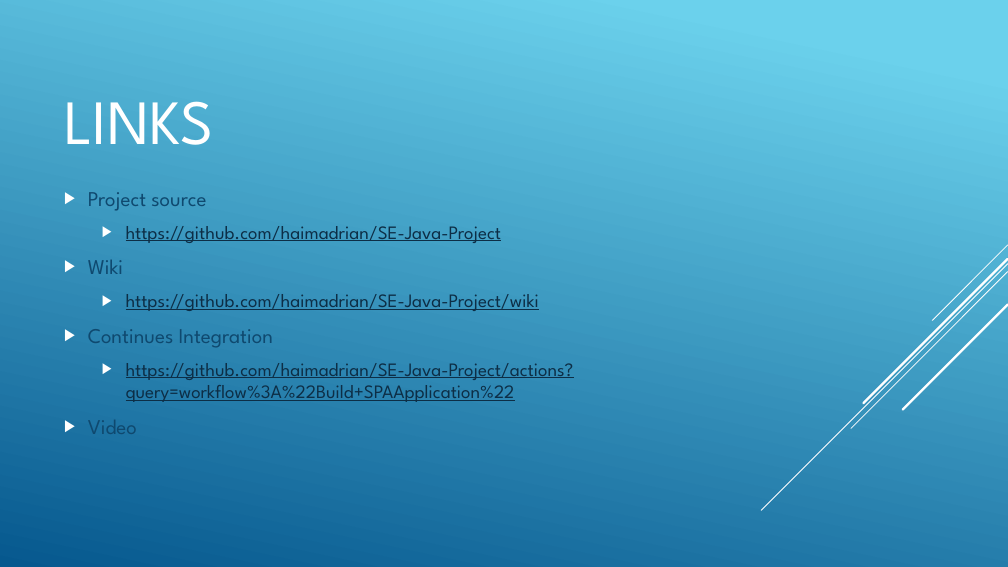
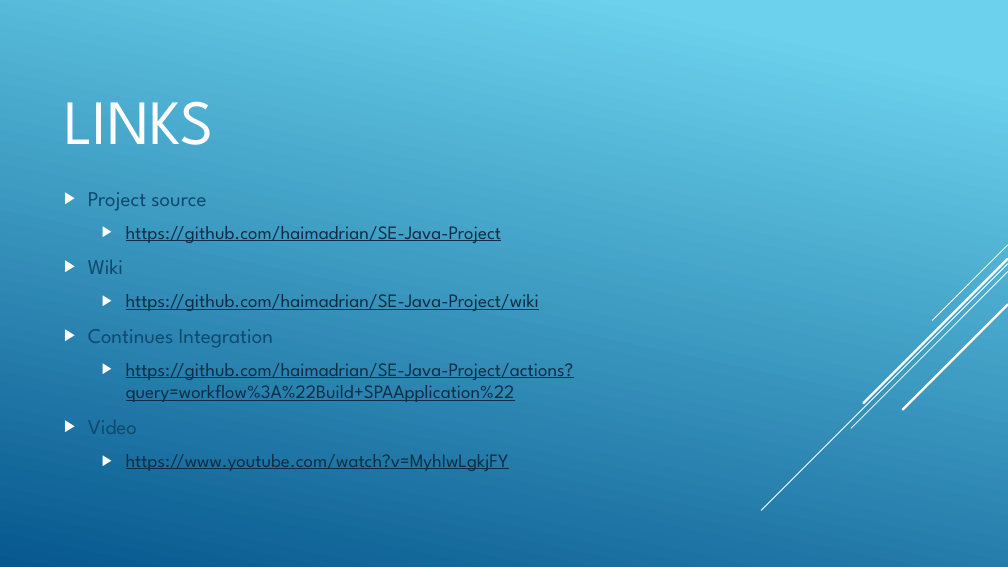
Before and after one commit to haimadrian/SE-Java-Project, a slide deck: slide 6 of Project presentation/SPA-Presentation.pptx. Drawn at 1008x567 pixels with LibreOffice and Linux fonts; fonts in the diff are those of the drawing. Boxes give left, top, right and bottom in pixels: in the first picture for what was removed or moved away, otherwise in the second. Text is boxed around its words. In the diff, an @@ line names an element or a change of style, - is before the commit and + after.

Commit message:
Update youtube link in the presentation

```diff
--- a/Project presentation/SPA-Presentation.pptx
+++ b/Project presentation/SPA-Presentation.pptx
@@ text at bbox=[126, 454, 509, 471]: paragraph added @@
+  ▶ https://www.youtube.com/watch?v=MyhIwLgkjFY
```
